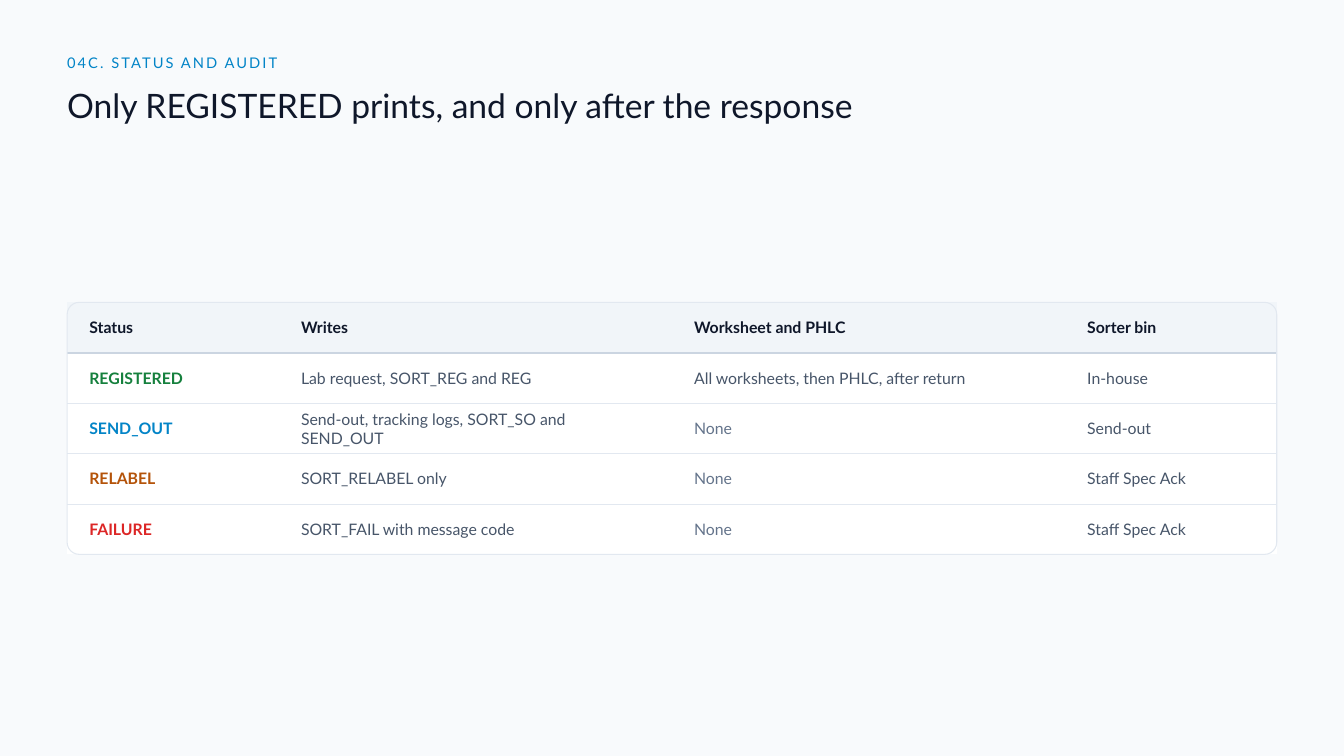
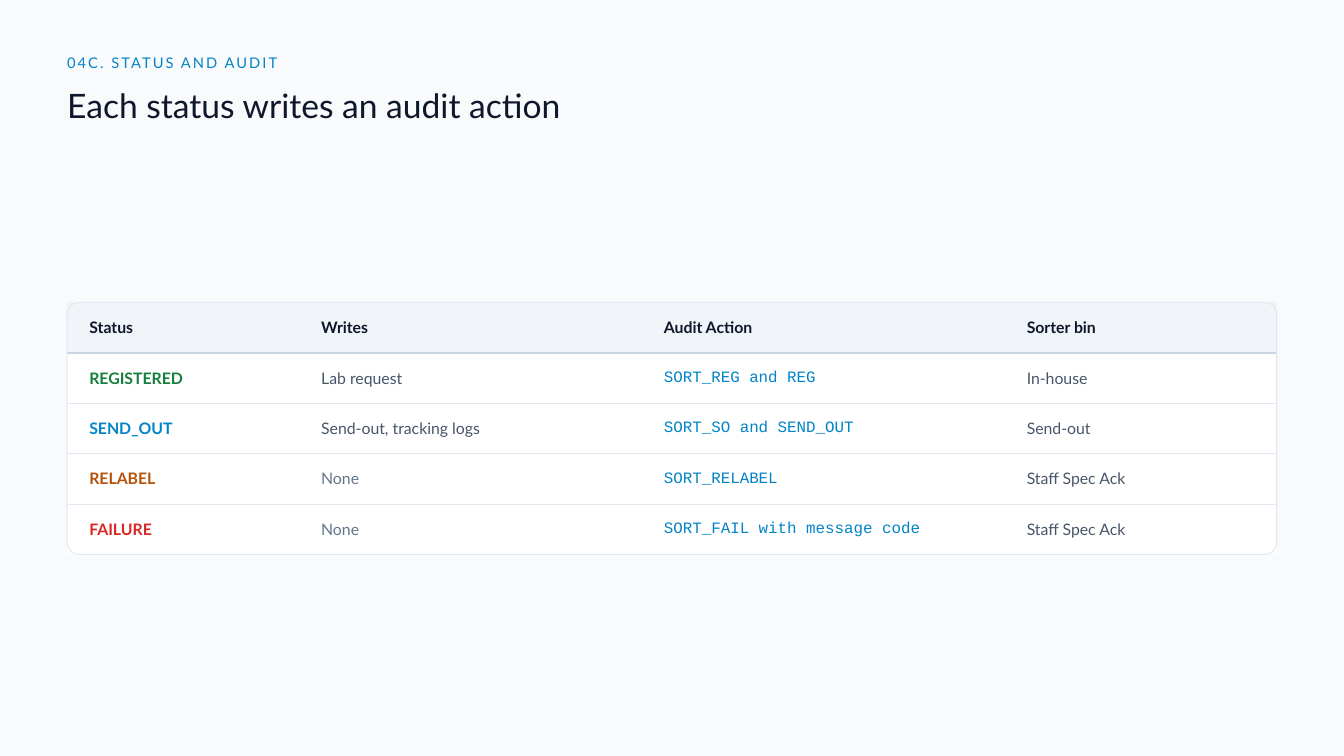
Before and after one commit to DragonChong/HA-Notes, a slide deck: slide 16 of SDLC/Projects/TMP-specimen-sorter-api — Specimen Sorter API/assets/Specimen Sorter API v3.pptx. Drawn at 1344x756 pixels with LibreOffice and Linux fonts; fonts in the diff are those of the drawing. Boxes give left, top, right and bottom in pixels: in the first picture for what was removed or moved away, otherwise in the second. Text is boxed around its words. In the diff, an @@ line names an element or a change of style, - is before the commit and + after.

```diff
--- a/SDLC/Projects/TMP-specimen-sorter-api — Specimen Sorter API/assets/Specimen Sorter API v3.pptx
+++ b/SDLC/Projects/TMP-specimen-sorter-api — Specimen Sorter API/assets/Specimen Sorter API v3.pptx
@@ text at (x1=67, y1=93, x2=560, y2=119): text changed @@
-Only REGISTERED prints, and only after the response
+Each status writes an audit action
@@ table at (x1=68, y1=302, x2=1277, y2=542) @@
-row 1, column 3: Worksheet and PHLC
+row 1, column 3: Audit Action
-row 2, column 2: Lab request, SORT_REG and REG
+row 2, column 2: Lab request
-row 2, column 3: All worksheets, then PHLC, after return
+row 2, column 3: SORT_REG and REG
-row 3, column 2: Send-out, tracking logs, SORT_SO and SEND_OUT
+row 3, column 2: Send-out, tracking logs
-row 3, column 3: None
+row 3, column 3: SORT_SO and SEND_OUT
-row 4, column 2: SORT_RELABEL only
+row 4, column 2: None
-row 4, column 3: None
+row 4, column 3: SORT_RELABEL
-row 5, column 2: SORT_FAIL with message code
+row 5, column 2: None
-row 5, column 3: None
+row 5, column 3: SORT_FAIL with message code
```
Also in this commit, not shown: 1 slide added, 3 other files.
